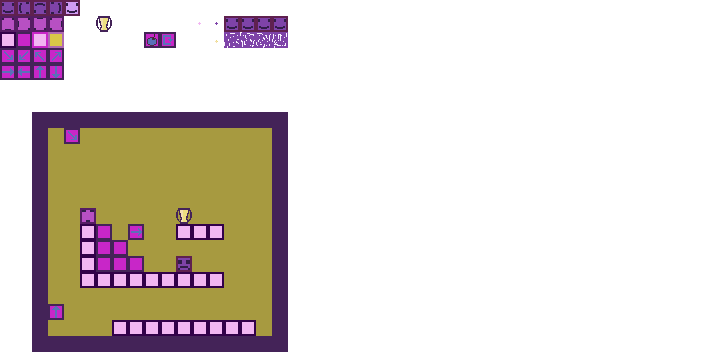
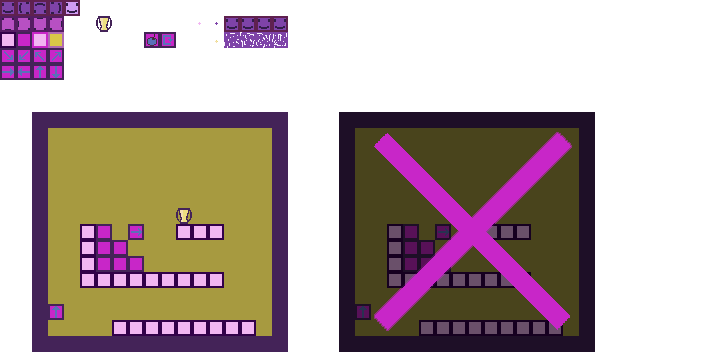
Two versions of the same layered image (704x352). Layer-by-layer changes:
added layer "Layer 1" above "Слой 9 copy" over [374, 133, 570, 330]
added layer "Слой 9 copy" above "Слой 9" over [339, 112, 595, 352]
painted on "Слой 9" over [64, 128, 192, 272]
